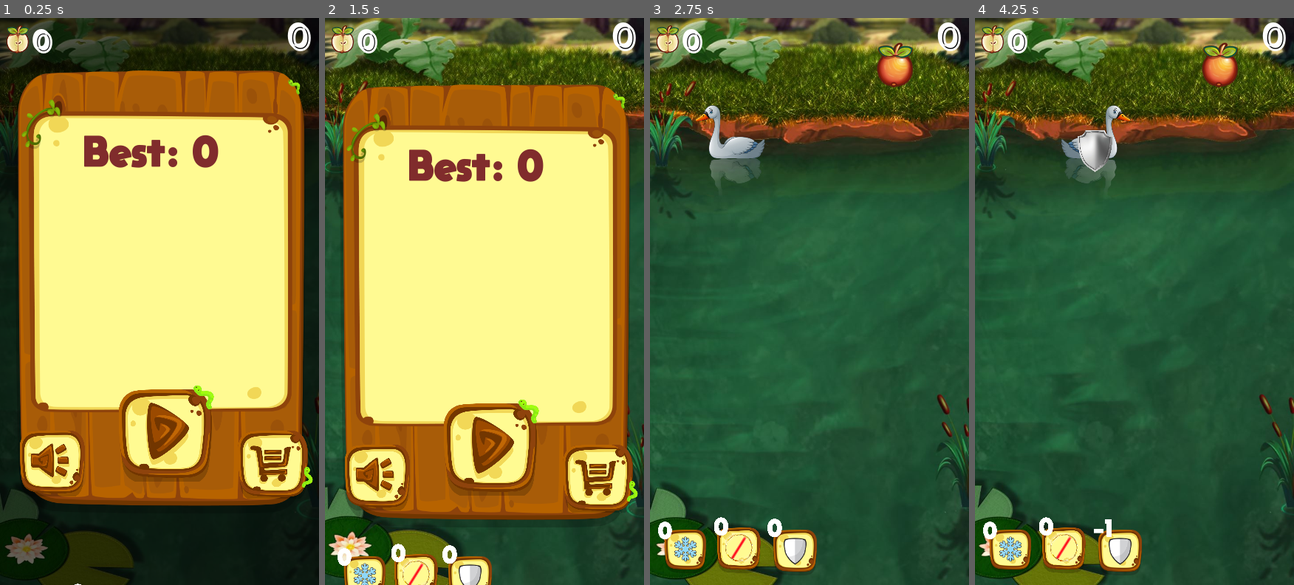
Above: before the commit, frames 1-4 (left to right).
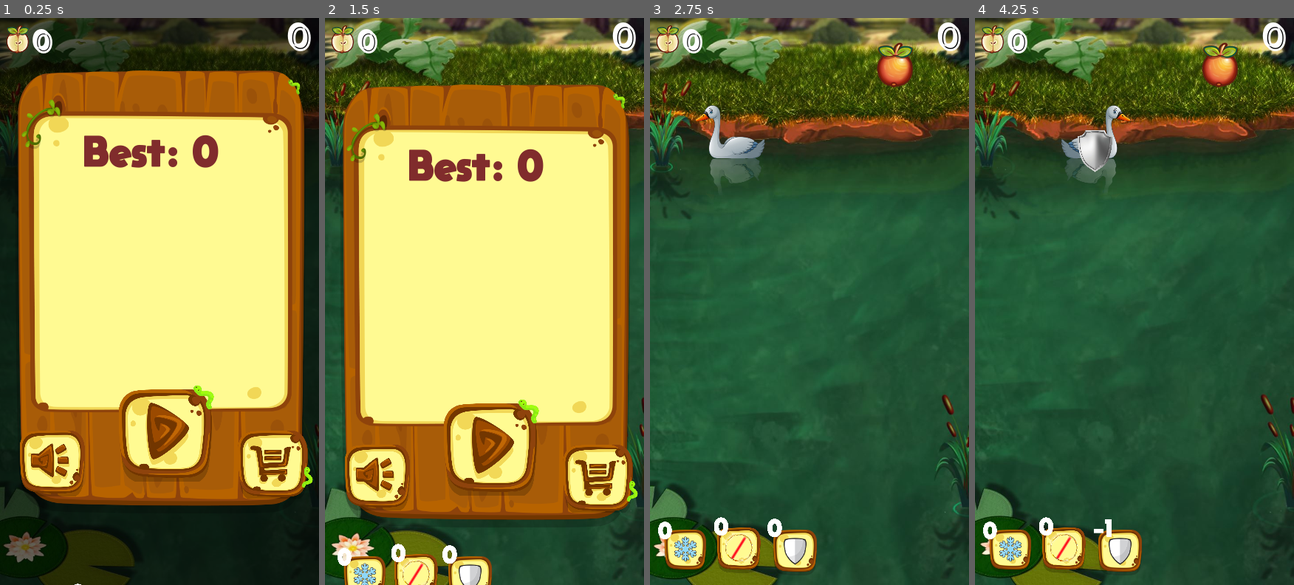
Above: after the commit, the same moments.

Repository: BotibaGameDev/Duck
Game: Godot game, scene res://stages/gameStage.tscn
Two runs of this game, one before a commit and one after it. Both use one fixed random seed, a clock stepped at 60 frames per second and the inputs below.
Inputs (mouse positions are in pixels of both pictures, inside the frame that each line leads up to):
- Up to frame 1 (0.25 s): no input
- Up to frame 2 (1.5 s): click (490, 437) at 0.5 s; click (490, 431) at 1.25 s
- Up to frame 3 (2.75 s): click "0" at 2 s
- Up to frame 4 (4.25 s): click "0" at 2.75 s; click "0" at 3.5 s

The runs differ from the first frame. In frame 1, 0.6% of the frame differs, in the area x 0-100%, y 7-100%; in frame 2, 1.9%; in frame 3, 3.1%; in frame 4, 3.2%, in the area x 0-100%, y 0-100%.

Commit message:
ds tEo

Diff:
--- a/scenes/Levels/Level1/Duck1.tscn
+++ b/scenes/Levels/Level1/Duck1.tscn
@@ -75,8 +75,7 @@
 "values": [ Color( 1, 1, 1, 0 ), Color( 1, 1, 1, 1 ) ]
 }
 
-[sub_resource type="Animation" id=3]
-resource_name = "imuneused"
+[sub_resource type="Animation" id=4]
 tracks/0/type = "value"
 tracks/0/path = NodePath(".:modulate")
 tracks/0/interp = 1
@@ -91,6 +90,7 @@
 }
 
 [node name="Duck" type="RigidBody2D"]
+collision_mask = 2
 mass = 65535.0
 physics_material_override = SubResource( 1 )
 gravity_scale = 0.0
@@ -103,7 +103,7 @@
 position = Vector2( 0, -0.122087 )
 scale = Vector2( 0.0956138, 0.0956138 )
 frames = SubResource( 2 )
-frame = 11
+frame = 44
 playing = true
 
 [node name="duck" type="Area2D" parent="."]
@@ -125,6 +125,6 @@
 texture = ExtResource( 48 )
 
 [node name="AnimationPlayer" type="AnimationPlayer" parent="Sprite"]
-anims/imuneActivated = SubResource( 4 )
-anims/imuneused = SubResource( 3 )
+anims/imuneActivated = SubResource( 3 )
+anims/imuneused = SubResource( 4 )
 [connection signal="area_entered" from="duck" to="duck" method="_on_Area2D_area_entered"]
--- a/stages/gameStage.tscn
+++ b/stages/gameStage.tscn
@@ -215,7 +215,7 @@
 editor/display_folded = true
 scale = Vector2( 0.199901, 0.199901 )
 z_index = -4
-frame = 104
+frame = 131
 
 [node name="Fading" type="AnimationPlayer" parent="background/Swamp"]
 anims/Fade = SubResource( 1 )
Not shown: 1 places in scenes/Levels/Level1/Duck1.tscn that only renumber resources
